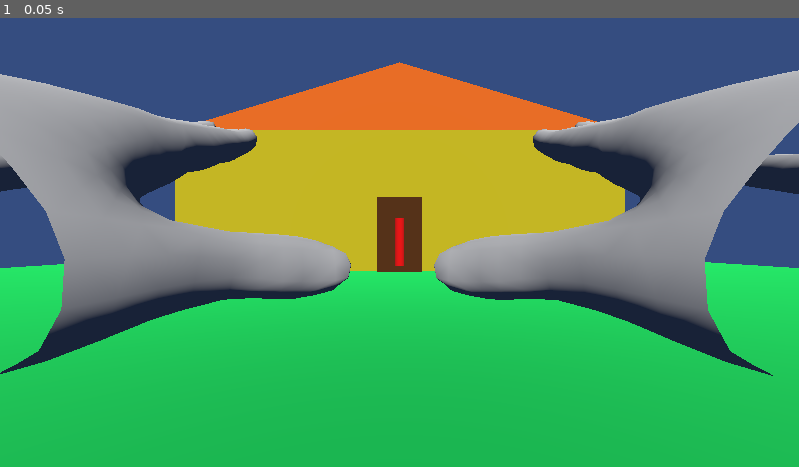
Above: before the commit, frame 1.
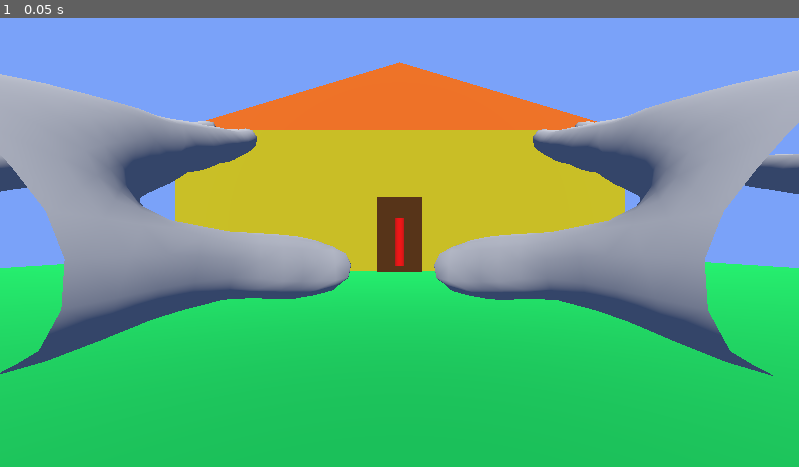
Above: after the commit, the same moment.

Repository: aleksanderopas/Godot4-WebXR-VR-Environment
Game: Godot game, scene res://main.tscn
The game is run twice, just before and just after one commit, with the same random seed, the same clock (stepped at 60 frames per second) and the same inputs.
Inputs:
- Up to frame 1 (0.05 s): no input

The runs differ from the first frame. In frame 1, 31% of the frame differs, in the area x 0-100%, y 0-80%.

Commit message:
Lepszy TP

Diff:
--- a/project_files/main.tscn
+++ b/project_files/main.tscn
@@ -91,7 +91,7 @@
 
 [sub_resource type="Environment" id="Environment_1bvp3"]
 background_mode = 1
-background_color = Color(0.0759046, 0.109691, 0.182157, 1)
+background_color = Color(0.173558, 0.231461, 0.355444, 1)
 background_energy_multiplier = 2.75
 ambient_light_color = Color(0.895678, 0.774288, 0.743822, 1)
 
Not shown, changed: docs/index.html
Not shown, changed: docs/index.pck
